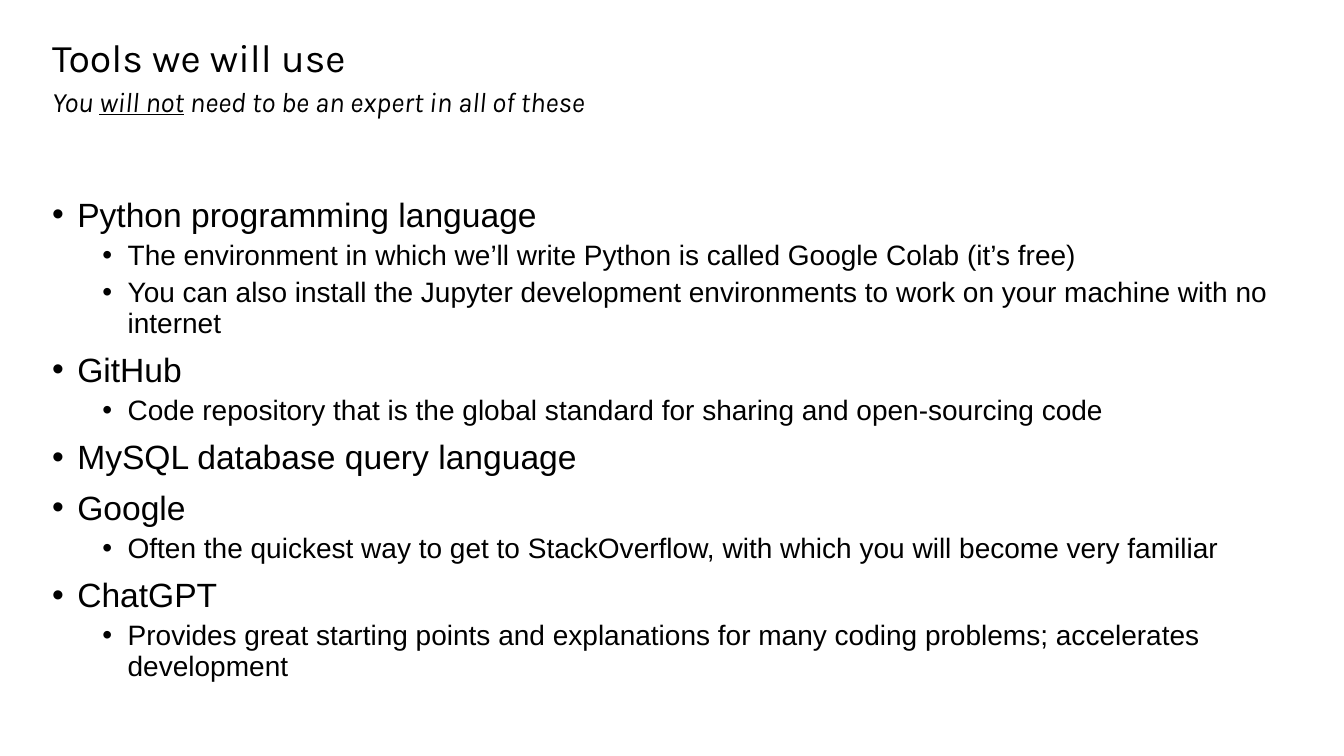
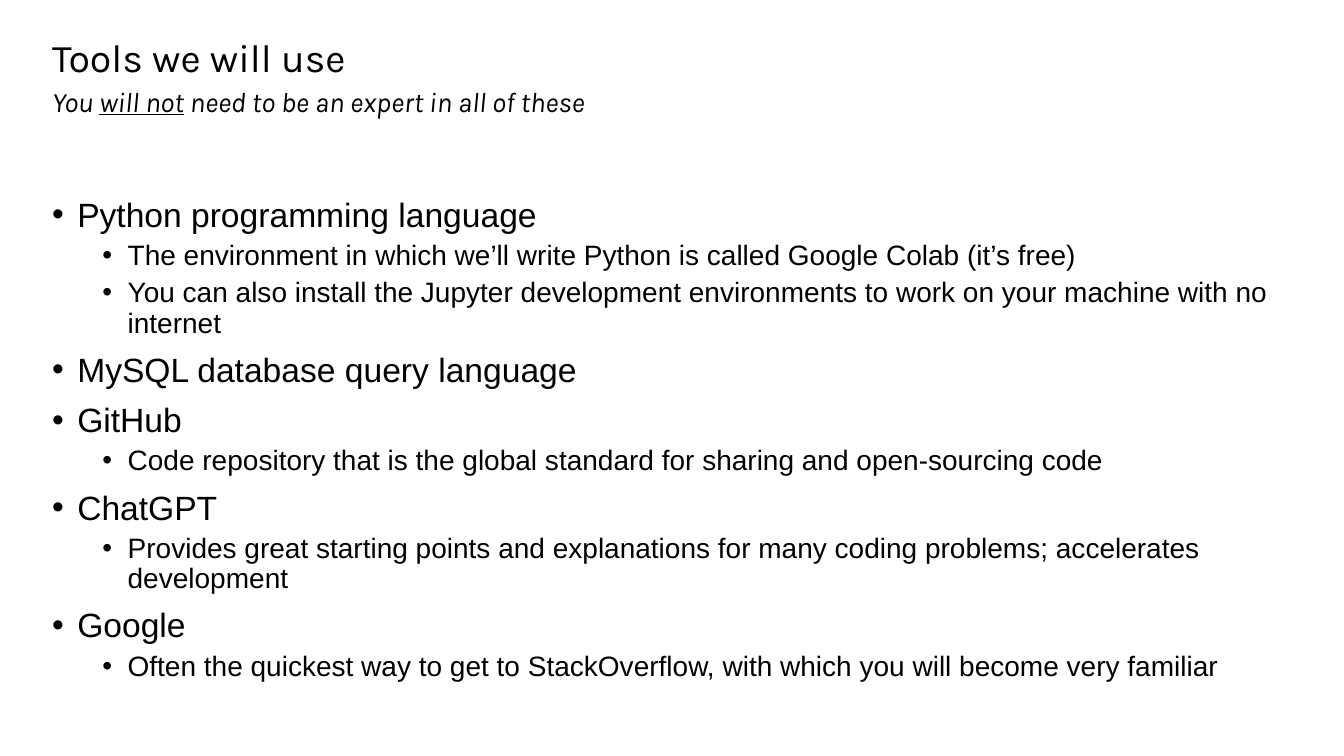
Before and after one commit to tobypenk/data-bootcamp, a slide deck: slide 16 of week 1/Session 1.pptx (slide 8 before the commit). Drawn at 1344x756 pixels with LibreOffice and Linux fonts; fonts in the diff are those of the drawing. Boxes give left, top, right and bottom in pixels: in the first picture for what was removed or moved away, otherwise in the second. Text is boxed around its words. In the diff, an @@ line names an element or a change of style, - is before the commit and + after.

Commit message:
update deck

```diff
--- a/week 1/Session 1.pptx
+++ b/week 1/Session 1.pptx
@@ text at box(77, 357, 576, 389): paragraph added @@
+• MySQL database query language
@@ text at box(77, 495, 1199, 593): text changed; size 24 to 20 pt @@
-• MySQL database query language
+• ChatGPT
+  • Provides great starting points and explanations for many coding problems; accelerates development
@@ text at box(77, 582, 1199, 681): paragraphs removed @@
-• ChatGPT
-  • Provides great starting points and explanations for many coding problems; accelerates development
```
Also in this commit, not shown: 10 slides added.
